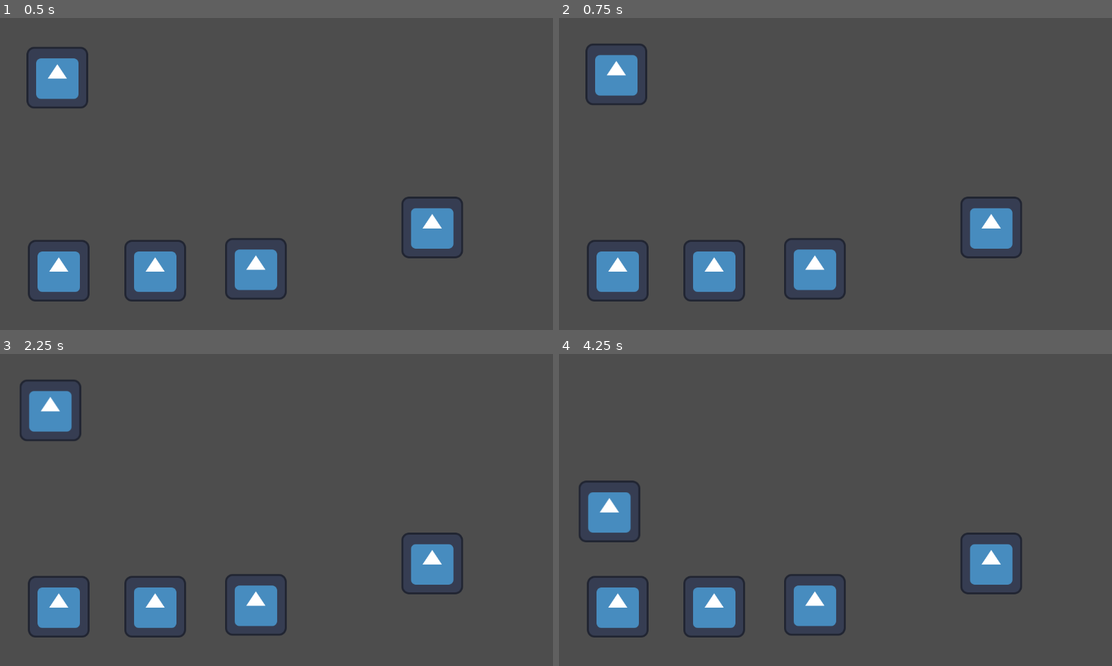
Above: before the commit, frames 1-4 (two rows, left to right).
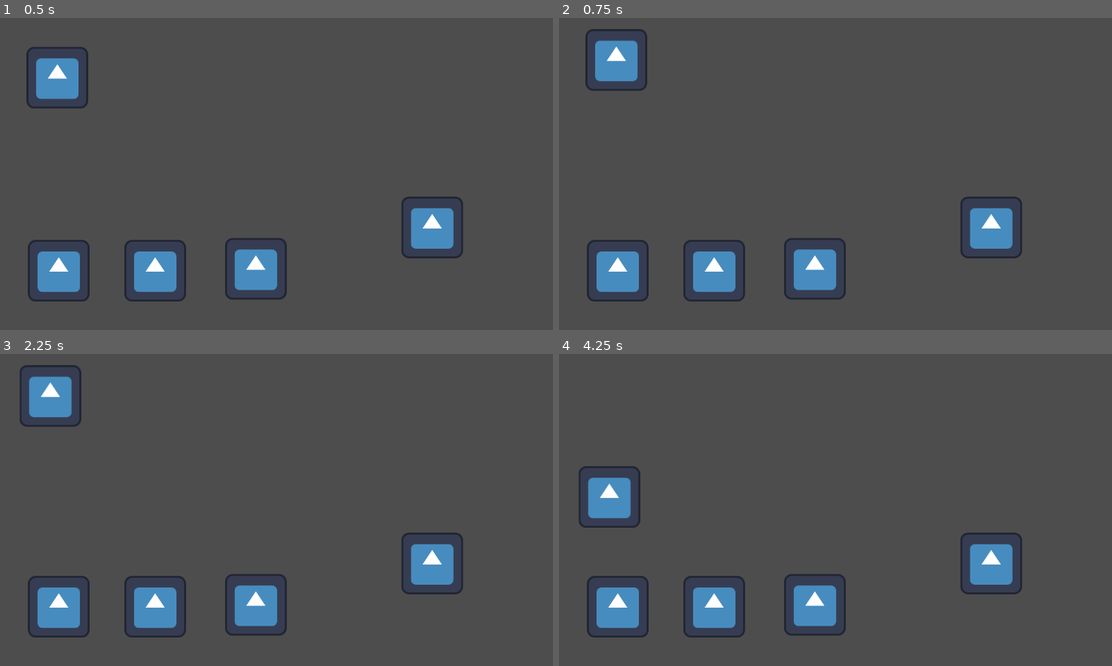
Above: after the commit, the same moments.

Repository: TomboyAprechiator/BaldquestThe-Cure
Game: Godot game, scene res://the_game.tscn
Two runs of this game, one before a commit and one after it. Both use one fixed random seed, a clock stepped at 60 frames per second and the inputs below. The engine's default icon, where the game draws it, is replaced by a stand-in: a white triangle on a blue panel in a dark square.
Inputs (mouse positions are in pixels of both pictures, inside the frame that each line leads up to):
- Up to frame 1 (0.5 s): no input
- Up to frame 2 (0.75 s): tap Enter at 0.5 s; move the mouse to (807, 236) at 0.52 s; hold Up (ui_up) from 0.53 s (still down); tap E (Interact) at 0.6 s
- Up to frame 3 (2.25 s): tap Space at 1.25 s; move the mouse to (442, 556) at 1.27 s; tap E (Interact) at 1.35, 2.1 s; tap Enter at 2 s; move the mouse to (110, 463) at 2.02 s; release Up (ui_up) at 2.03 s; hold Left (ui_left) from 2.03 s (still down)
- Up to frame 4 (4.25 s): tap Space at 2.75 s; move the mouse to (863, 510) at 2.77 s; tap E (Interact) at 2.85, 3.6 s; tap Enter at 3.5 s; move the mouse to (752, 432) at 3.52 s; release Left (ui_left) at 3.53 s; hold Down (ui_down) from 3.53 s (still down)

Frame 1 is identical in both runs. In frame 2, 1.1% of the frame differs, in the area x 4-16%, y 3-28%; in frame 3, 1.2%, in the area x 3-15%, y 3-28%; in frame 4, 1.2%.

Commit message:
overworld basics
5x5 rooms with screen transitions and shit

Diff:
--- /dev/null
+++ b/baldquest_the_cure/horizontal_trigger.gd
@@ -0,0 +1,18 @@
+extends Area2D
+
+@export var camera: Camera2D
+@export var target_marker: Node2D
+
+# Called when the node enters the scene tree for the first time.
+func _ready() -> void:
+	pass
+
+
+# Called every frame. 'delta' is the elapsed time since the previous frame.
+func _process(delta: float) -> void:
+	pass
+
+
+func _on_body_entered(body: Node2D) -> void:
+	camera.global_position = target_marker.global_position
+	print("Body Enter!")
--- /dev/null
+++ b/baldquest_the_cure/horizontal_trigger.tscn
@@ -0,0 +1,16 @@
+[gd_scene load_steps=3 format=3 uid="uid://tggk8bb13m4m"]
+
+[ext_resource type="Script" uid="uid://idrikn0q2say" path="res://horizontal_trigger.gd" id="1_i3hkf"]
+
+[sub_resource type="RectangleShape2D" id="RectangleShape2D_fiyhh"]
+size = Vector2(8, 648)
+
+[node name="HorizontalTrigger" type="Area2D"]
+script = ExtResource("1_i3hkf")
+
+[node name="CollisionShape2D" type="CollisionShape2D" parent="."]
+position = Vector2(4, 324)
+shape = SubResource("RectangleShape2D_fiyhh")
+debug_color = Color(0.658102, 0.514755, 0.0720085, 0.42)
+
+[connection signal="body_entered" from="." to="." method="_on_body_entered"]
--- /dev/null
+++ b/baldquest_the_cure/room_marker.tscn
@@ -0,0 +1,3 @@
+[gd_scene format=3 uid="uid://cn3ehm5wwrbwi"]
+
+[node name="RoomMarker" type="Marker2D"]
--- /dev/null
+++ b/baldquest_the_cure/vertical_trigger.gd
@@ -0,0 +1,18 @@
+extends Area2D
+
+@export var camera: Camera2D
+@export var target_marker: Node2D
+
+# Called when the node enters the scene tree for the first time.
+func _ready() -> void:
+	pass
+
+
+# Called every frame. 'delta' is the elapsed time since the previous frame.
+func _process(delta: float) -> void:
+	pass
+
+
+func _on_body_entered(body: Node2D) -> void:
+	camera.global_position = target_marker.global_position
+	print("Body Enter!")
--- /dev/null
+++ b/baldquest_the_cure/vertical_trigger.tscn
@@ -0,0 +1,16 @@
+[gd_scene load_steps=3 format=3 uid="uid://br7js7vxnydjo"]
+
+[ext_resource type="Script" uid="uid://bku55yn8agmm5" path="res://vertical_trigger.gd" id="1_enyo4"]
+
+[sub_resource type="RectangleShape2D" id="RectangleShape2D_tdam5"]
+size = Vector2(1152, 12)
+
+[node name="VerticalTrigger" type="Area2D"]
+script = ExtResource("1_enyo4")
+
+[node name="CollisionShape2D" type="CollisionShape2D" parent="."]
+position = Vector2(576, 6)
+shape = SubResource("RectangleShape2D_tdam5")
+debug_color = Color(0.636027, 0.523208, 0.172878, 0.42)
+
+[connection signal="body_entered" from="." to="." method="_on_body_entered"]
--- /dev/null
+++ b/baldquest_the_cure/world.gd
@@ -0,0 +1,74 @@
+extends Node2D
+
+var roommarker = preload("res://room_marker.tscn")
+var roomheight = 648
+var roomwidth = 1152
+var roomcols = 5
+var roomrows = 5
+var rooms = []
+@onready var camera = $Camera2D
+var horizontal_trigger_scene: PackedScene = preload("res://horizontal_trigger.tscn")
+var vertical_trigger_scene: PackedScene = preload("res://vertical_trigger.tscn")
+
+# Called when the node enters the scene tree for the first time.
+func _ready() -> void:
+	for y in range(roomrows):
+		for x in range(roomcols):
+			var room = roommarker.instantiate()
+			add_child(room)
+			room.position = Vector2(x*roomwidth+roomwidth*0.5,y*roomheight+roomheight*0.5)
+			rooms.append(room)
+
+# --- Create triggers for all rooms ---
+	for y in range(roomrows):
+		for x in range(roomcols):
+			var index = y * roomcols + x
+			var marker = rooms[index]
+
+			# Right trigger
+			if x < roomcols - 1:
+				var right_trigger = horizontal_trigger_scene.instantiate()
+				add_child(right_trigger)
+				right_trigger.position = Vector2((x + 1) * roomwidth, y * roomheight)
+				right_trigger.target_marker = rooms[index + 1]
+				right_trigger.camera = camera
+
+
+			# Left trigger
+			if x > 0:
+				var left_trigger = horizontal_trigger_scene.instantiate()
+				add_child(left_trigger)
+				left_trigger.position = Vector2(x * roomwidth - 8, y * roomheight)
+				left_trigger.target_marker = rooms[index - 1]
+				left_trigger.camera = camera
+
+
+			# Down trigger
+			if y < roomrows - 1:
+				var down_trigger = vertical_trigger_scene.instantiate()
+				add_child(down_trigger)
+
+				down_trigger.position = Vector2(x * roomwidth, (y + 1) * roomheight)
+				down_trigger.target_marker = rooms[index + roomcols]
+				down_trigger.camera = camera
+
+			# Up trigger
+			if y > 0:
+				var up_trigger = vertical_trigger_scene.instantiate()
+				add_child(up_trigger)
+				up_trigger.position = Vector2(x * roomwidth, y * roomheight - 12)
+				up_trigger.target_marker = rooms[index - roomcols]
+				up_trigger.camera = camera
+
+
+# Called every frame. 'delta' is the elapsed time since the previous frame.
+func _process(delta: float) -> void:
+	pass
+
+
+func _on_room_2_enter_area_entered(area: Area2D) -> void:
+	pass # Replace with function body.
+
+
+func _on_room_1_enter_area_entered(area: Area2D) -> void:
+	pass # Replace with function body.
--- a/baldquest_the_cure/world.tscn
+++ b/baldquest_the_cure/world.tscn
@@ -1,5 +1,6 @@
-[gd_scene load_steps=8 format=3 uid="uid://dfc6oadcs7ssl"]
-
+[gd_scene load_steps=9 format=3 uid="uid://dfc6oadcs7ssl"]
+
+[ext_resource type="Script" uid="uid://daa8f6t5k4glp" path="res://world.gd" id="1_dwbse"]
 [ext_resource type="PackedScene" uid="uid://dd54ftj23g0bb" path="res://player.tscn" id="1_f3sb7"]
 [ext_resource type="PackedScene" uid="uid://byckg7caea5e1" path="res://interactable_base_object.tscn" id="2_fj7yv"]
 [ext_resource type="PackedScene" uid="uid://cpp4313c44gb7" path="res://timinggameloader.tscn" id="3_tlwt5"]
@@ -10,9 +11,10 @@
 size = Vector2(43, 649.25)
 
 [sub_resource type="RectangleShape2D" id="RectangleShape2D_tlwt5"]
-size = Vector2(1118, 50.25)
+size = Vector2(1185, 50.25)
 
 [node name="World" type="Node2D"]
+script = ExtResource("1_dwbse")
 
 [node name="Player" parent="." instance=ExtResource("1_f3sb7")]
 position = Vector2(119, 124)
@@ -23,23 +25,18 @@
 position = Vector2(21, 323.75)
 shape = SubResource("RectangleShape2D_fj7yv")
 
-[node name="Wall2" type="StaticBody2D" parent="."]
-
-[node name="CollisionShape2D" type="CollisionShape2D" parent="Wall2"]
-position = Vector2(1130, 324)
-shape = SubResource("RectangleShape2D_fj7yv")
-
 [node name="Wall3" type="StaticBody2D" parent="."]
+position = Vector2(1162, -622)
 
 [node name="CollisionShape2D" type="CollisionShape2D" parent="Wall3"]
-position = Vector2(579, 621.125)
+position = Vector2(594, 621.125)
 shape = SubResource("RectangleShape2D_tlwt5")
 
 [node name="Wall4" type="StaticBody2D" parent="."]
-position = Vector2(-16, 6)
+position = Vector2(-19, -24)
 
 [node name="CollisionShape2D" type="CollisionShape2D" parent="Wall4"]
-position = Vector2(582, 24)
+position = Vector2(600.5, 24)
 shape = SubResource("RectangleShape2D_tlwt5")
 
 [node name="InteractableBaseObject" parent="." instance=ExtResource("2_fj7yv")]
@@ -53,3 +50,153 @@
 
 [node name="lockpickgameloader" parent="." instance=ExtResource("5_036b0")]
 position = Vector2(531, 521)
+
+[node name="Camera2D" type="Camera2D" parent="."]
+position = Vector2(576, 325)
+
+[node name="Wall2" type="StaticBody2D" parent="."]
+position = Vector2(-5, 641)
+
+[node name="CollisionShape2D" type="CollisionShape2D" parent="Wall2"]
+position = Vector2(21, 323.75)
+shape = SubResource("RectangleShape2D_fj7yv")
+
+[node name="Wall5" type="StaticBody2D" parent="."]
+position = Vector2(-5, 1286)
+
+[node name="CollisionShape2D" type="CollisionShape2D" parent="Wall5"]
+position = Vector2(21, 323.75)
+shape = SubResource("RectangleShape2D_fj7yv")
+
+[node name="Wall6" type="StaticBody2D" parent="."]
+position = Vector2(-5, 1930)
+
+[node name="CollisionShape2D" type="CollisionShape2D" parent="Wall6"]
+position = Vector2(21, 323.75)
+shape = SubResource("RectangleShape2D_fj7yv")
+
+[node name="Wall7" type="StaticBody2D" parent="."]
+position = Vector2(-1, 2572)
+
+[node name="CollisionShape2D" type="CollisionShape2D" parent="Wall7"]
+position = Vector2(21, 323.75)
+shape = SubResource("RectangleShape2D_fj7yv")
+
+[node name="Wall8" type="StaticBody2D" parent="."]
+position = Vector2(2339, -622)
+
+[node name="CollisionShape2D" type="CollisionShape2D" parent="Wall8"]
+position = Vector2(594, 621.125)
+shape = SubResource("RectangleShape2D_tlwt5")
+
+[node name="Wall9" type="StaticBody2D" parent="."]
+position = Vector2(3516, -625)
+
+[node name="CollisionShape2D" type="CollisionShape2D" parent="Wall9"]
+position = Vector2(594, 621.125)
+shape = SubResource("RectangleShape2D_tlwt5")
+
+[node name="Wall10" type="StaticBody2D" parent="."]
+position = Vector2(4711, -622)
+
+[node name="CollisionShape2D" type="CollisionShape2D" parent="Wall10"]
+position = Vector2(594, 621.125)
+shape = SubResource("RectangleShape2D_tlwt5")
+
+[node name="Wall11" type="StaticBody2D" parent="."]
+position = Vector2(21, 2622)
+
+[node name="CollisionShape2D" type="CollisionShape2D" parent="Wall11"]
+position = Vector2(594, 621.125)
+shape = SubResource("RectangleShape2D_tlwt5")
+
+[node name="Wall12" type="StaticBody2D" parent="."]
+position = Vector2(1198, 2622)
+
+[node name="CollisionShape2D" type="CollisionShape2D" parent="Wall12"]
+position = Vector2(594, 621.125)
+shape = SubResource("RectangleShape2D_tlwt5")
+
+[node name="Wall13" type="StaticBody2D" parent="."]
+position = Vector2(2375, 2619)
+
+[node name="CollisionShape2D" type="CollisionShape2D" parent="Wall13"]
+position = Vector2(594, 621.125)
+shape = SubResource("RectangleShape2D_tlwt5")
+
+[node name="Wall14" type="StaticBody2D" parent="."]
+position = Vector2(3570, 2622)
+
+[node name="CollisionShape2D" type="CollisionShape2D" parent="Wall14"]
+position = Vector2(594, 621.125)
+shape = SubResource("RectangleShape2D_tlwt5")
+
+[node name="Wall15" type="StaticBody2D" parent="."]
+position = Vector2(4640, 2619)
+
+[node name="CollisionShape2D" type="CollisionShape2D" parent="Wall15"]
+position = Vector2(594, 621.125)
+shape = SubResource("RectangleShape2D_tlwt5")
+
+[node name="Wall16" type="StaticBody2D" parent="."]
+position = Vector2(5835, 2622)
+
+[node name="CollisionShape2D" type="CollisionShape2D" parent="Wall16"]
+position = Vector2(424, 628.375)
+shape = SubResource("RectangleShape2D_tlwt5")
+
+[node name="Wall17" type="StaticBody2D" parent="."]
+position = Vector2(5900, -31)
+
+[node name="CollisionShape2D" type="CollisionShape2D" parent="Wall17"]
+position = Vector2(-149, 331)
+shape = SubResource("RectangleShape2D_fj7yv")
+
+[node name="Wall18" type="StaticBody2D" parent="."]
+position = Vector2(5900, 613)
+
+[node name="CollisionShape2D" type="CollisionShape2D" parent="Wall18"]
+position = Vector2(-149, 331)
+shape = SubResource("RectangleShape2D_fj7yv")
+
+[node name="Wall19" type="StaticBody2D" parent="."]
+position = Vector2(5904, 1255)
+
+[node name="CollisionShape2D" type="CollisionShape2D" parent="Wall19"]
+position = Vector2(-149, 331)
+shape = SubResource("RectangleShape2D_fj7yv")
+
+[node name="Wall20" type="StaticBody2D" parent="."]
+position = Vector2(5756, 1312.25)
+
+[node name="CollisionShape2D" type="CollisionShape2D" parent="Wall20"]
+position = Vector2(594, 621.125)
+shape = SubResource("RectangleShape2D_tlwt5")
+
+[node name="Wall21" type="StaticBody2D" parent="."]
+position = Vector2(5759, 1750.25)
+
+[node name="CollisionShape2D" type="CollisionShape2D" parent="Wall21"]
+position = Vector2(21, 323.75)
+shape = SubResource("RectangleShape2D_fj7yv")
+
+[node name="Wall22" type="StaticBody2D" parent="."]
+position = Vector2(5759, 2394.25)
+
+[node name="CollisionShape2D" type="CollisionShape2D" parent="Wall22"]
+position = Vector2(21, 323.75)
+shape = SubResource("RectangleShape2D_fj7yv")
+
+[node name="Wall23" type="StaticBody2D" parent="."]
+position = Vector2(5763, 3036.25)
+
+[node name="CollisionShape2D" type="CollisionShape2D" parent="Wall23"]
+position = Vector2(21, 323.75)
+shape = SubResource("RectangleShape2D_fj7yv")
+
+[node name="Wall24" type="StaticBody2D" parent="."]
+position = Vector2(5785, 3086.25)
+
+[node name="CollisionShape2D" type="CollisionShape2D" parent="Wall24"]
+position = Vector2(594, 621.125)
+shape = SubResource("RectangleShape2D_tlwt5")
Not shown, added: baldquest_the_cure/horizontal_trigger.gd.uid
Not shown, added: baldquest_the_cure/vertical_trigger.gd.uid
Not shown, added: baldquest_the_cure/world.gd.uid
